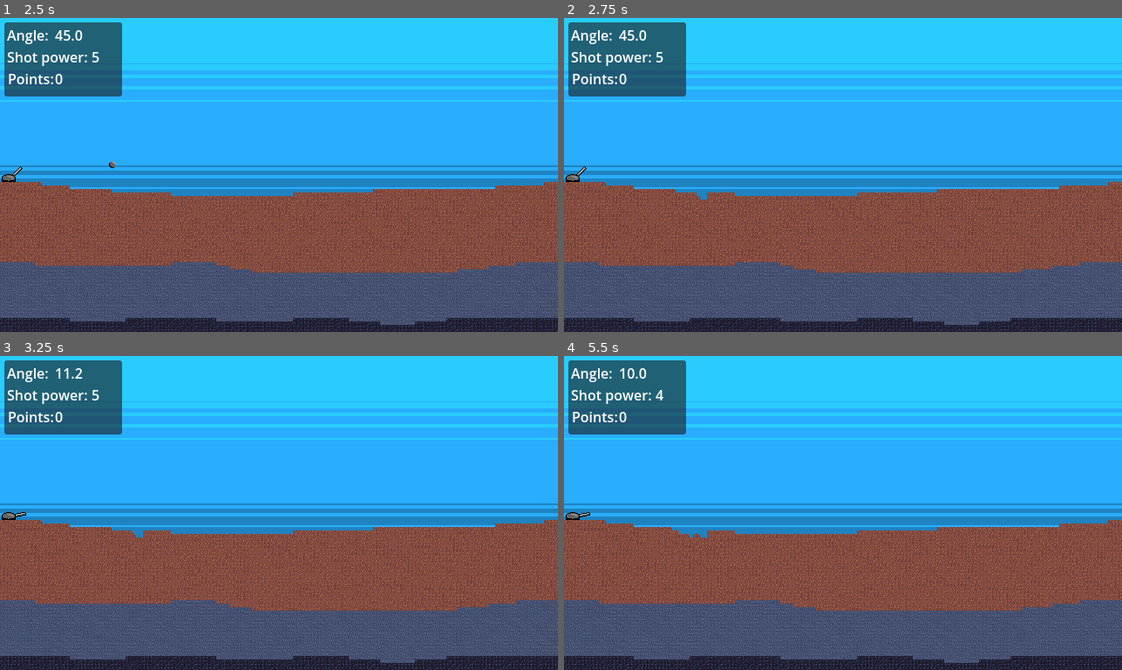
Above: before the commit, frames 1-4 (two rows, left to right).
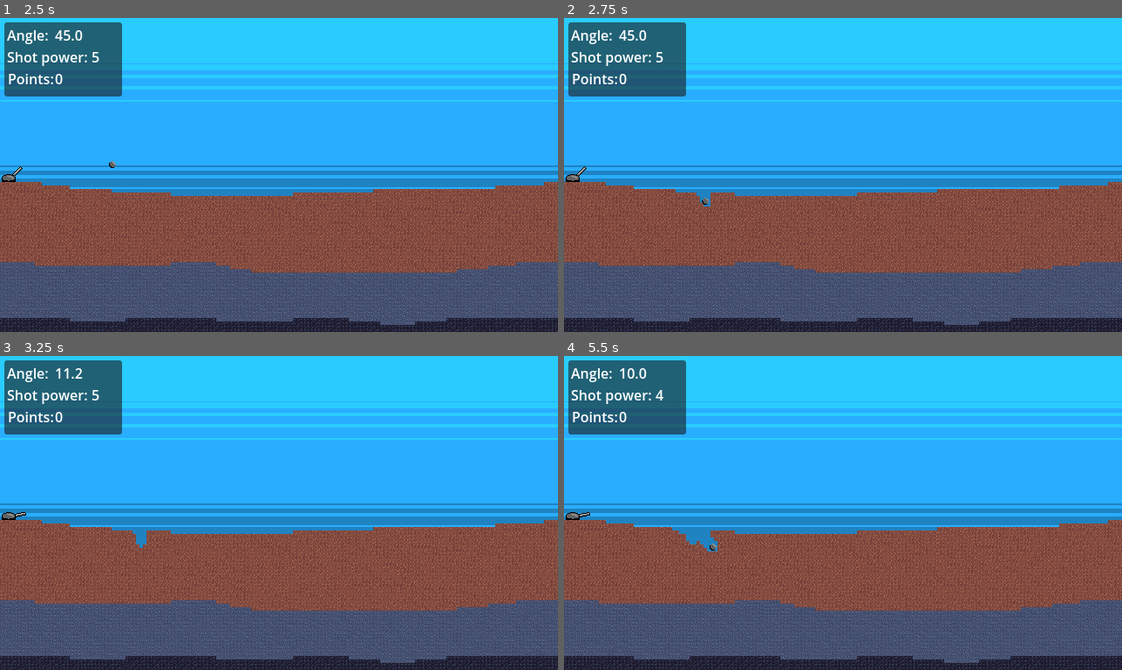
Above: after the commit, the same moments.

Repository: hunttis/ld-60
Game: Godot game, scene res://assets/scenes/master.tscn
Two runs of this game, one before a commit and one after it. Both use one fixed random seed, a clock stepped at 60 frames per second and the inputs below.
Inputs (mouse positions are in pixels of both pictures, inside the frame that each line leads up to):
- Up to frame 1 (2.5 s): click "Start" at 0.5 s; tap Enter at 1.25 s; move the mouse to (401, 159) at 1.27 s; tap Down (decrease_shot_power) at 1.35 s; tap Space (shoot) at 2 s; move the mouse to (167, 190) at 2.02 s; tap Up (increase_shot_power) at 2.1 s
- Up to frame 2 (2.75 s): no input
- Up to frame 3 (3.25 s): move the mouse to (334, 443) at 2.77 s; hold Right (lower_cannon_angle) from 2.78 s (still down)
- Up to frame 4 (5.5 s): move the mouse to (815, 575) at 3.52 s; release Right (lower_cannon_angle) at 3.53 s; tap Left (raise_cannon_angle) at 3.6 s; tap Enter at 4.25 s; move the mouse to (1010, 560) at 4.27 s; tap Space (shoot) at 4.35, 5 s; move the mouse to (675, 465) at 5.02 s; tap Down (decrease_shot_power) at 5.1 s

Frame 1 is identical in both runs. In frame 2, less than 0.1% of the frame differs, in the area x 24-27%, y 55-60%; in frame 3, less than 0.1%; in frame 4, 0.2%, in the area x 21-28%, y 55-63%.

Commit message:
Terrain hitpoints

Diff:
--- a/assets/scenes/ammo/cannonball.gd
+++ b/assets/scenes/ammo/cannonball.gd
@@ -1,7 +1,7 @@
 extends RigidBody2D
 
 var tilemap_layer: TileMapLayer
-var health = 0.1
+var health = 15
 @export var destruction_radius: float = 6
 
 func _physics_process(_delta: float) -> void:
@@ -22,8 +22,12 @@
 
       # Destroy only tiles inside the circular radius.
       if tile_center.distance_to(center) <= destruction_radius:
-        tilemap_layer.erase_cell(coords)
-        health -= 0.05
+        var info = tilemap_layer.get_cell_tile_data(coords)
+        var tile_hitpoints = info.get_custom_data("hitpoints")
+        print("Hit tile HP: ", tile_hitpoints)
+        if health > tile_hitpoints:
+          tilemap_layer.erase_cell(coords)
+        health -= tile_hitpoints
         linear_velocity *= .75
 
   if health < 0:
--- a/assets/tilesets/4px_tileset.tres
+++ b/assets/tilesets/4px_tileset.tres
@@ -11,50 +11,62 @@
 0:0/0/terrain_set = 0
 0:0/0/terrain = 0
 0:0/0/physics_layer_0/polygon_0/points = PackedVector2Array(-2, -2, 2, -2, 2, 2, -2, 2)
+0:0/0/custom_data_0 = 10.0
 0:1/0 = 0
 0:1/0/terrain_set = 0
 0:1/0/terrain = 1
 0:1/0/physics_layer_0/polygon_0/points = PackedVector2Array(-2, -2, 2, -2, 2, 2, -2, 2)
+0:1/0/custom_data_0 = 1.0
 1:0/0 = 0
 1:0/0/terrain_set = 0
 1:0/0/terrain = 0
 1:0/0/physics_layer_0/polygon_0/points = PackedVector2Array(-2, -2, 2, -2, 2, 2, -2, 2)
+1:0/0/custom_data_0 = 10.0
 2:0/0 = 0
 2:0/0/terrain_set = 0
 2:0/0/terrain = 0
 2:0/0/physics_layer_0/polygon_0/points = PackedVector2Array(-2, -2, 2, -2, 2, 2, -2, 2)
+2:0/0/custom_data_0 = 10.0
 3:0/0 = 0
 3:0/0/terrain_set = 0
 3:0/0/terrain = 0
 3:0/0/physics_layer_0/polygon_0/points = PackedVector2Array(-2, -2, 2, -2, 2, 2, -2, 2)
+3:0/0/custom_data_0 = 10.0
 3:1/0 = 0
 3:1/0/terrain_set = 0
 3:1/0/terrain = 1
 3:1/0/physics_layer_0/polygon_0/points = PackedVector2Array(-2, -2, 2, -2, 2, 2, -2, 2)
+3:1/0/custom_data_0 = 1.0
 2:1/0 = 0
 2:1/0/terrain_set = 0
 2:1/0/terrain = 1
 2:1/0/physics_layer_0/polygon_0/points = PackedVector2Array(-2, -2, 2, -2, 2, 2, -2, 2)
+2:1/0/custom_data_0 = 1.0
 1:1/0 = 0
 1:1/0/terrain_set = 0
 1:1/0/terrain = 1
 1:1/0/physics_layer_0/polygon_0/points = PackedVector2Array(-2, -2, 2, -2, 2, 2, -2, 2)
+1:1/0/custom_data_0 = 1.0
 1:2/0 = 0
 1:2/0/terrain_set = 0
 1:2/0/terrain = 2
 1:2/0/physics_layer_0/polygon_0/points = PackedVector2Array(-2, -2, 2, -2, 2, 2, -2, 2)
+1:2/0/custom_data_0 = 10000.0
 0:2/0 = 0
 0:2/0/terrain_set = 0
 0:2/0/terrain = 2
 0:2/0/physics_layer_0/polygon_0/points = PackedVector2Array(-2, -2, 2, -2, 2, 2, -2, 2)
+0:2/0/custom_data_0 = 10000.0
 2:2/0 = 0
 2:2/0/terrain_set = 0
 2:2/0/terrain = 2
 2:2/0/physics_layer_0/polygon_0/points = PackedVector2Array(-2, -2, 2, -2, 2, 2, -2, 2)
+2:2/0/custom_data_0 = 10000.0
 3:2/0 = 0
 3:2/0/terrain_set = 0
 3:2/0/terrain = 2
 3:2/0/physics_layer_0/polygon_0/points = PackedVector2Array(-2, -2, 2, -2, 2, 2, -2, 2)
+3:2/0/custom_data_0 = 10000.0
 
 [resource]
 tile_size = Vector2i(4, 4)
@@ -68,4 +80,6 @@
 terrain_set_0/terrain_1/color = Color(0.31855765, 0.1829189, 0.04603613, 1)
 terrain_set_0/terrain_2/name = "Obsidian4px"
 terrain_set_0/terrain_2/color = Color(0.113407396, 0.11230158, 0.11719271, 1)
+custom_data_layer_0/name = "hitpoints"
+custom_data_layer_0/type = 3
 sources/0 = SubResource("TileSetAtlasSource_d6dgf")
